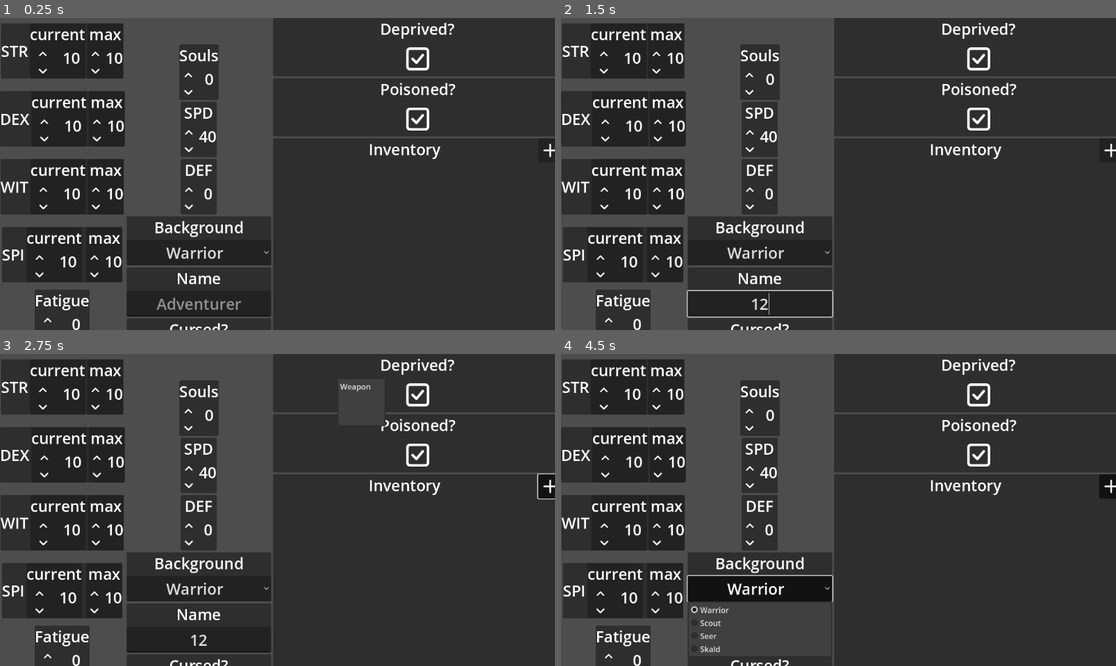
Above: before the commit, frames 1-4 (two rows, left to right).
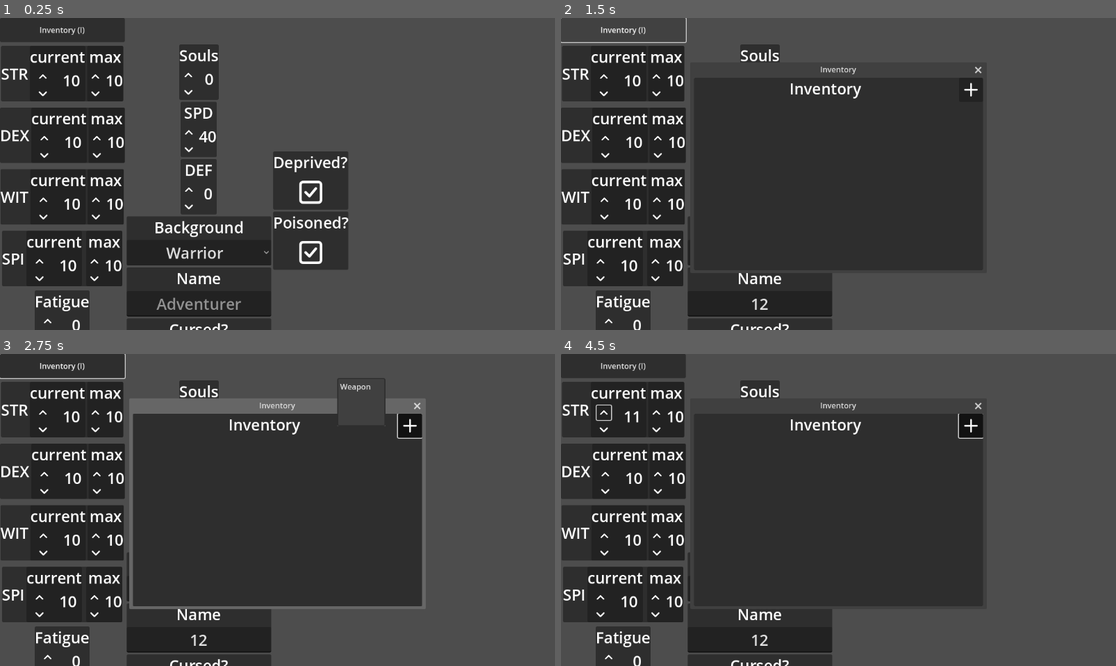
Above: after the commit, the same moments.

Repository: beardy-dev/advent-of-game-dev-2025
Game: Godot game, scene res://main.tscn
Two runs of this game, one before a commit and one after it. Both use one fixed random seed, a clock stepped at 60 frames per second and the inputs below.
Inputs (mouse positions are in pixels of both pictures, inside the frame that each line leads up to; where the layout moved, square brackets give the same spot in the first picture):
- Up to frame 1 (0.25 s): no input
- Up to frame 2 (1.5 s): click (760, 305) at 0.52 s; type "12" at 0.6 s; click (622, 30) at 1.25 s, where only the run after the commit has a clickable "Inventory (I)"
- Up to frame 3 (2.75 s): click (410, 425) [549, 485] at 2 s
- Up to frame 4 (4.5 s): click (605, 391) at 2.77 s; click (605, 407) at 3.52 s; click "Warrior" at 4.25 s

The runs differ from the first frame. In frame 1, 53% of the frame differs, in the area x 0-100%, y 0-100%; in frame 2, 50%; in frame 3, 53%; in frame 4, 54%.

Commit message:
moved inventory into it's own screen and added a global shortcut to show/hide it

Diff:
--- /dev/null
+++ b/autoload/GlobalShortcuts.gd
@@ -0,0 +1,20 @@
+extends Node
+
+var inventory_window: InventoryComponent
+
+func _ready():
+	# Wait for the main scene to be ready
+	await get_tree().root.ready
+	# Find the inventory window
+	inventory_window = get_tree().root.find_child("InventoryWindow", true, false)
+
+func _input(event: InputEvent):
+	if event.is_action_pressed("ui_inventory") and not get_viewport().gui_get_focus_owner():
+		_toggle_inventory()
+
+func _toggle_inventory():
+	if inventory_window:
+		if inventory_window.visible:
+			inventory_window.hide_window()
+		else:
+			inventory_window.show_window()
--- a/components/InventoryComponent/InventoryComponent.tscn
+++ b/components/InventoryComponent/InventoryComponent.tscn
@@ -3,22 +3,29 @@
 [ext_resource type="Script" path="res://components/InventoryComponent/script_InventoryComponent.gd" id="1_evvcv"]
 [ext_resource type="Texture2D" uid="uid://d1efxqmg2c8rm" path="res://assets/add-icon.svg" id="2_emyil"]
 
-[node name="InventoryComponent" type="PanelContainer"]
-custom_minimum_size = Vector2(600, 400)
-offset_right = 800.0
-offset_bottom = 400.0
-size_flags_horizontal = 3
-size_flags_vertical = 3
+[node name="InventoryWindow" type="Window"]
+title = "Inventory"
+initial_position = 2
+size = Vector2i(600, 400)
+visible = false
+transient = true
 script = ExtResource("1_evvcv")
 
-[node name="VBoxContainer" type="VBoxContainer" parent="."]
+[node name="PanelContainer" type="PanelContainer" parent="."]
+anchors_preset = 15
+anchor_right = 1.0
+anchor_bottom = 1.0
+grow_horizontal = 2
+grow_vertical = 2
+
+[node name="VBoxContainer" type="VBoxContainer" parent="PanelContainer"]
 layout_mode = 2
 
-[node name="HeaderContainer" type="HBoxContainer" parent="VBoxContainer"]
+[node name="HeaderContainer" type="HBoxContainer" parent="PanelContainer/VBoxContainer"]
 layout_mode = 2
 alignment = 1
 
-[node name="ItemTypePopUpMenu" type="PopupMenu" parent="VBoxContainer/HeaderContainer"]
+[node name="ItemTypePopUpMenu" type="PopupMenu" parent="PanelContainer/VBoxContainer/HeaderContainer"]
 title = "Item Types"
 position = Vector2i(700, 50)
 always_on_top = true
@@ -29,7 +36,7 @@
 item_0/text = "Weapon"
 item_0/id = 0
 
-[node name="Title" type="Label" parent="VBoxContainer/HeaderContainer"]
+[node name="Title" type="Label" parent="PanelContainer/VBoxContainer/HeaderContainer"]
 layout_mode = 2
 size_flags_horizontal = 3
 size_flags_vertical = 1
@@ -37,7 +44,7 @@
 text = "Inventory"
 horizontal_alignment = 1
 
-[node name="AddItemButton" type="Button" parent="VBoxContainer/HeaderContainer"]
+[node name="AddItemButton" type="Button" parent="PanelContainer/VBoxContainer/HeaderContainer"]
 custom_minimum_size = Vector2(50, 50)
 layout_mode = 2
 size_flags_horizontal = 8
@@ -47,11 +54,11 @@
 icon_alignment = 1
 expand_icon = true
 
-[node name="InventoryScrollContainer" type="ScrollContainer" parent="VBoxContainer"]
+[node name="InventoryScrollContainer" type="ScrollContainer" parent="PanelContainer/VBoxContainer"]
 layout_mode = 2
 size_flags_vertical = 3
 
-[node name="InventoryContainer" type="VBoxContainer" parent="VBoxContainer/InventoryScrollContainer"]
+[node name="InventoryContainer" type="VBoxContainer" parent="PanelContainer/VBoxContainer/InventoryScrollContainer"]
 layout_mode = 2
 size_flags_horizontal = 3
 size_flags_vertical = 3
--- a/components/InventoryComponent/script_InventoryComponent.gd
+++ b/components/InventoryComponent/script_InventoryComponent.gd
@@ -1,35 +1,39 @@
 class_name InventoryComponent
-extends PanelContainer
+extends Window
 
 var id: int
 
-@onready var addItemButton: Button = $VBoxContainer/HeaderContainer/AddItemButton
-@onready var itemPopUpMenu: PopupMenu = $VBoxContainer/HeaderContainer/ItemTypePopUpMenu
-@onready var inventory: VBoxContainer = $VBoxContainer/InventoryScrollContainer/InventoryContainer
+@onready var addItemButton: Button = $PanelContainer/VBoxContainer/HeaderContainer/AddItemButton
+@onready var itemPopUpMenu: PopupMenu = $PanelContainer/VBoxContainer/HeaderContainer/ItemTypePopUpMenu
+@onready var inventory: VBoxContainer = $PanelContainer/VBoxContainer/InventoryScrollContainer/InventoryContainer
 
 # Called when the node enters the scene tree for the first time.
 func _ready():
 	addItemButton.button_up.connect(_on_add_item_button_press.bind())
 	itemPopUpMenu.index_pressed.connect(_on_item_menu_index_pressed.bind())
-	pass # Replace with function body.
+	close_requested.connect(_on_close_requested)
 
+func _input(event: InputEvent):
+	if event.is_action_pressed("ui_inventory"):
+		get_viewport().set_input_as_handled()
+		if visible:
+			hide_window()
+		else:
+			show_window()
 
-# Called every frame. 'delta' is the elapsed time since the previous frame.
-func _process(_delta):
-	pass
+func show_window():
+	visible = true
+
+func hide_window():
+	visible = false
+
+func _on_close_requested():
+	hide_window()
 
 func _on_add_item_button_press():
 	itemPopUpMenu.show()
-	pass
 
 func _on_item_menu_index_pressed(index: int):
 	if index == 0:
 		var weaponItemScene = load("res://components/InventoryComponent/ItemComponents/WeaponItemComponent/WeaponItemComponent.tscn")
 		inventory.add_child(weaponItemScene.instantiate())
-	pass
-
-
-# static func constructor() -> InventoryComponent:
-# 	var obj = load("res://components/InventoryComponent/InventoryComponent.tscn").instantiate()
-# 	obj.id = ResourceUID.create_id()
-# 	return obj
--- a/main.gd
+++ b/main.gd
@@ -1,5 +1,8 @@
 class_name MainUI
 extends FlowContainer
+
+@onready var inventory_window: InventoryComponent = $InventoryWindow
+@onready var inventory_button: Button = $InventoryButton
 
 var sheet_config: Array[Dictionary] = [
 	{
@@ -129,7 +132,18 @@
 			obj = initInventory()
 		if obj != null:
 			add_child(obj)
-	pass
+
+	# Connect inventory button
+	inventory_button.pressed.connect(_on_inventory_button_pressed)
+
+func _on_inventory_button_pressed():
+	_toggle_inventory()
+
+func _toggle_inventory():
+	if inventory_window.visible:
+		inventory_window.hide_window()
+	else:
+		inventory_window.show_window()
 
 func initMinMaxValueControl(props: Dictionary) -> MinMaxValueControlPanel:
 	var statName: String = props.get("statName")
@@ -179,6 +193,5 @@
 	var inventoryScene = load("res://components/InventoryComponent/InventoryComponent.tscn")
 	return inventoryScene.instantiate()
 
-
 func _process(_delta):
 	pass
--- a/main.tscn
+++ b/main.tscn
@@ -1,6 +1,7 @@
-[gd_scene load_steps=2 format=3 uid="uid://76dhqlouj5bv"]
+[gd_scene load_steps=3 format=3 uid="uid://76dhqlouj5bv"]
 
 [ext_resource type="Script" path="res://main.gd" id="1_1esfj"]
+[ext_resource type="PackedScene" uid="uid://p0atvmt7l3fd" path="res://components/InventoryComponent/InventoryComponent.tscn" id="2_kj4p2"]
 
 [node name="Control" type="FlowContainer"]
 anchors_preset = 15
@@ -15,3 +16,10 @@
 alignment = 1
 vertical = true
 script = ExtResource("1_1esfj")
+
+[node name="InventoryButton" type="Button" parent="."]
+custom_minimum_size = Vector2(200, 50)
+layout_mode = 2
+text = "Inventory (I)"
+
+[node name="InventoryWindow" parent="." instance=ExtResource("2_kj4p2")]
--- a/project.godot
+++ b/project.godot
@@ -15,10 +15,26 @@
 config/features=PackedStringArray("4.2", "Forward Plus")
 config/icon="res://icon.svg"
 
+[autoload]
+
+GlobalShortcuts="*res://autoload/GlobalShortcuts.gd"
+
+[display]
+
+window/subwindows/embed_subwindows=false
+
 [gui]
 
 theme/default_font_generate_mipmaps=true
 
+[input]
+
+ui_inventory={
+"deadzone": 0.5,
+"events": [Object(InputEventKey,"resource_local_to_scene":false,"resource_name":"","device":0,"window_id":0,"alt_pressed":false,"shift_pressed":false,"ctrl_pressed":false,"meta_pressed":false,"pressed":false,"keycode":73,"physical_keycode":0,"key_label":0,"unicode":0,"echo":false,"script":null)
+]
+}
+
 [rendering]
 
 textures/default_filters/use_nearest_mipmap_filter=true
Not shown: 1 places in components/InventoryComponent/ItemComponents/WeaponItemComponent/WeaponItemComponent.tscn that only renumber resources
